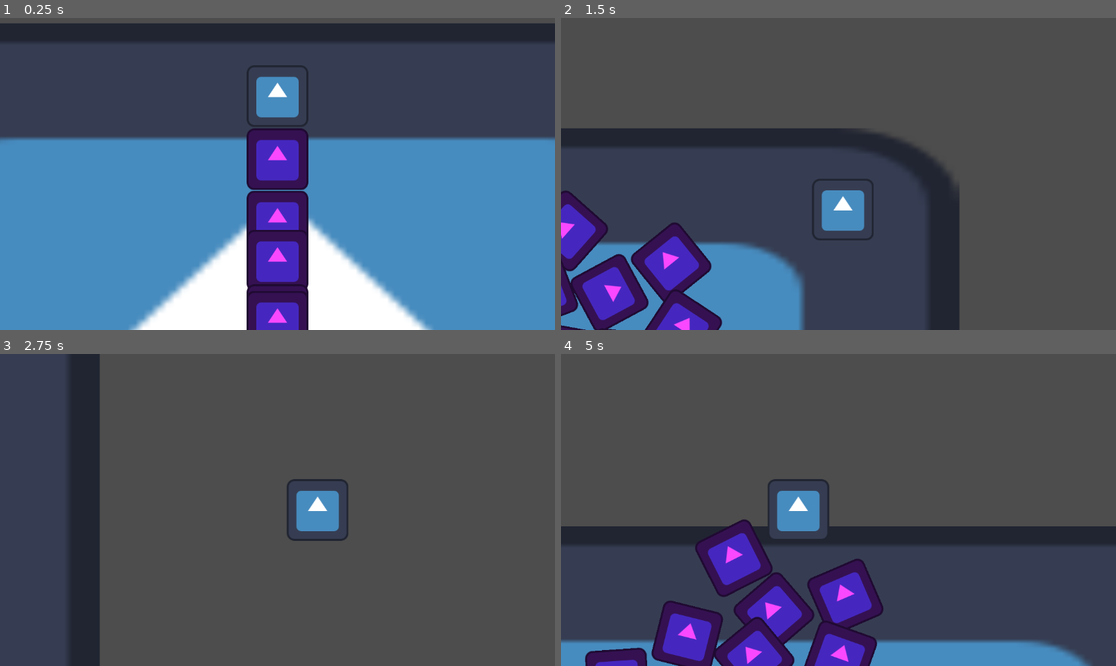
Above: before the commit, frames 1-4 (two rows, left to right).
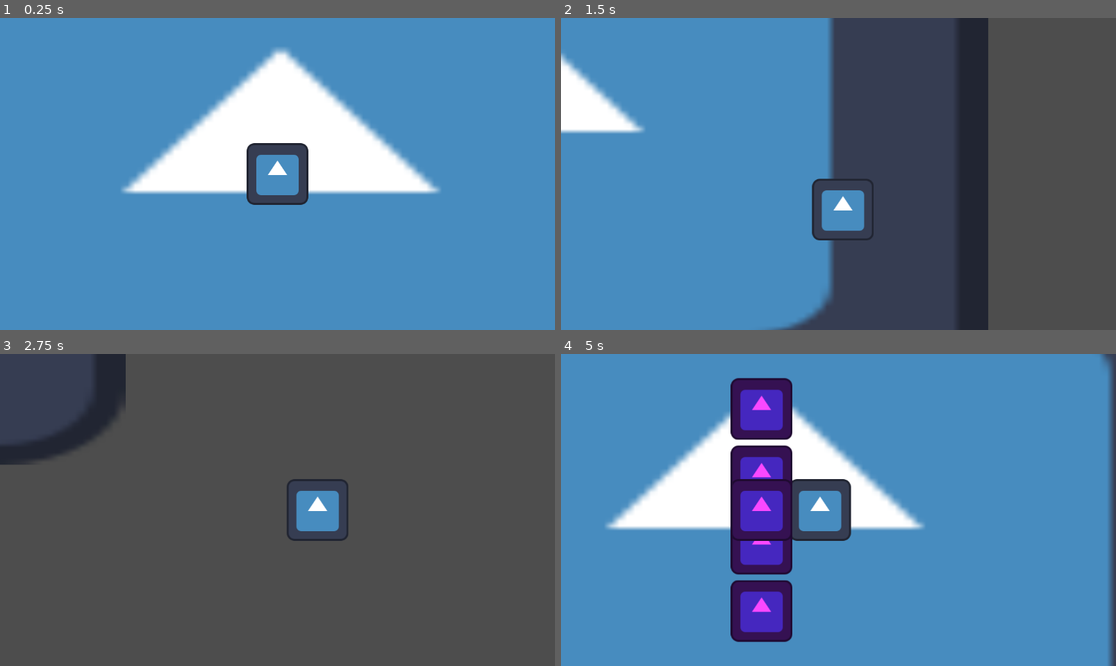
Above: after the commit, the same moments.

Repository: PixelSaver/it-gets-worse
Game: Godot game, scene res://Scenes/main.tscn
Two runs of this game, one before a commit and one after it. Both use one fixed random seed, a clock stepped at 60 frames per second and the inputs below. The engine's default icon, where the game draws it, is replaced by a stand-in: a white triangle on a blue panel in a dark square.
Inputs:
- Up to frame 1 (0.25 s): no input
- Up to frame 2 (1.5 s): tap Enter at 0.5 s; hold D (right) 0.53-1.28 s; hold S (down) from 1.28 s (still down)
- Up to frame 3 (2.75 s): release S (down) at 2.03 s; hold D (right) from 2.03 s (still down)
- Up to frame 4 (5 s): release D (right) at 2.78 s; hold W (up) 2.78-3.53 s; hold A (left) from 3.53 s (still down)

The runs differ from the first frame. In frame 1, 60% of the frame differs, in the area x 0-100%, y 0-100%; in frame 2, 52%; in frame 3, 6.9%; in frame 4, 94%.

Commit message:
enemy spawn and player

Diff:
--- a/Scenes/enemy.tscn
+++ b/Scenes/enemy.tscn
@@ -1,11 +1,19 @@
-[gd_scene load_steps=3 format=3 uid="uid://hewpbt8k483p"]
+[gd_scene load_steps=5 format=3 uid="uid://hewpbt8k483p"]
 
+[ext_resource type="Script" uid="uid://bdfa32qk62ofn" path="res://Scripts/enemy.gd" id="1_1f0kj"]
 [ext_resource type="Texture2D" uid="uid://h5tjeu41up4j" path="res://Assets/icon.svg" id="1_hghv2"]
 
 [sub_resource type="CircleShape2D" id="CircleShape2D_1f0kj"]
+custom_solver_bias = 1.0
 radius = 70.0
 
+[sub_resource type="CircleShape2D" id="CircleShape2D_hghv2"]
+radius = 80.0
+
 [node name="Enemy" type="RigidBody2D"]
+gravity_scale = 0.0
+lock_rotation = true
+script = ExtResource("1_1f0kj")
 
 [node name="Sprite2D" type="Sprite2D" parent="."]
 modulate = Color(0.976471, 0.282353, 1, 1)
@@ -13,3 +21,9 @@
 
 [node name="CollisionShape2D" type="CollisionShape2D" parent="."]
 shape = SubResource("CircleShape2D_1f0kj")
+
+[node name="HitScan" type="Area2D" parent="."]
+monitorable = false
+
+[node name="CollisionShape2D2" type="CollisionShape2D" parent="HitScan"]
+shape = SubResource("CircleShape2D_hghv2")
--- /dev/null
+++ b/Scripts/attack.gd
@@ -0,0 +1,5 @@
+extends Node
+class_name Attack
+
+func _init():
+	pass
--- /dev/null
+++ b/Scripts/enemy.gd
@@ -0,0 +1,5 @@
+extends RigidBody2D
+class_name Enemy
+
+func _ready() -> void:
+	Global.enemy_list.append(self)
--- a/Scripts/enemy_spawner.gd
+++ b/Scripts/enemy_spawner.gd
@@ -1,7 +1,17 @@
 extends Node2D
 
 @onready var enemy_scene = preload("res://Scenes/enemy.tscn")
+var enemy_spawn_rate : float = 1
+var time_diff : float = 0
 
 func _process(delta: float) -> void:
+	time_diff += delta
+	if (time_diff / (enemy_spawn_rate) > 1):
+		time_diff -= enemy_spawn_rate
+		spawn_enemy()
+
+func spawn_enemy():
+	if Global.player == null: return
+
 	var curr_enemy = enemy_scene.instantiate()
 	add_child(curr_enemy)
--- /dev/null
+++ b/Scripts/global.gd
@@ -0,0 +1,7 @@
+extends Node
+
+# Player
+var player : CharacterBody2D
+
+# Enemy
+var enemy_list : Array[RigidBody2D]
--- a/Scripts/player.gd
+++ b/Scripts/player.gd
@@ -3,12 +3,14 @@
 var player_speed = 1000
 var player
 
+func _ready():
+	Global.player = self
 
 func _physics_process(delta: float) -> void:
 	var direction := Input.get_vector("left", "right", "up", "down")
 	if direction:
 		velocity = direction * player_speed
 	else:
-		velocity.x = move_toward(velocity.x, 0, player_speed)
+		velocity= Vector2(move_toward(velocity.x, 0, player_speed), move_toward(velocity.y, 0, player_speed))
 
 	move_and_slide()
--- a/project.godot
+++ b/project.godot
@@ -14,6 +14,10 @@
 run/main_scene="res://Scenes/main.tscn"
 config/features=PackedStringArray("4.4", "Forward Plus")
 config/icon="res://Assets/icon.svg"
+
+[autoload]
+
+Global="*res://Scripts/global.gd"
 
 [global_group]
 
Not shown, added: Scripts/attack.gd.uid
Not shown, added: Scripts/enemy.gd.uid
Not shown, added: Scripts/global.gd.uid
